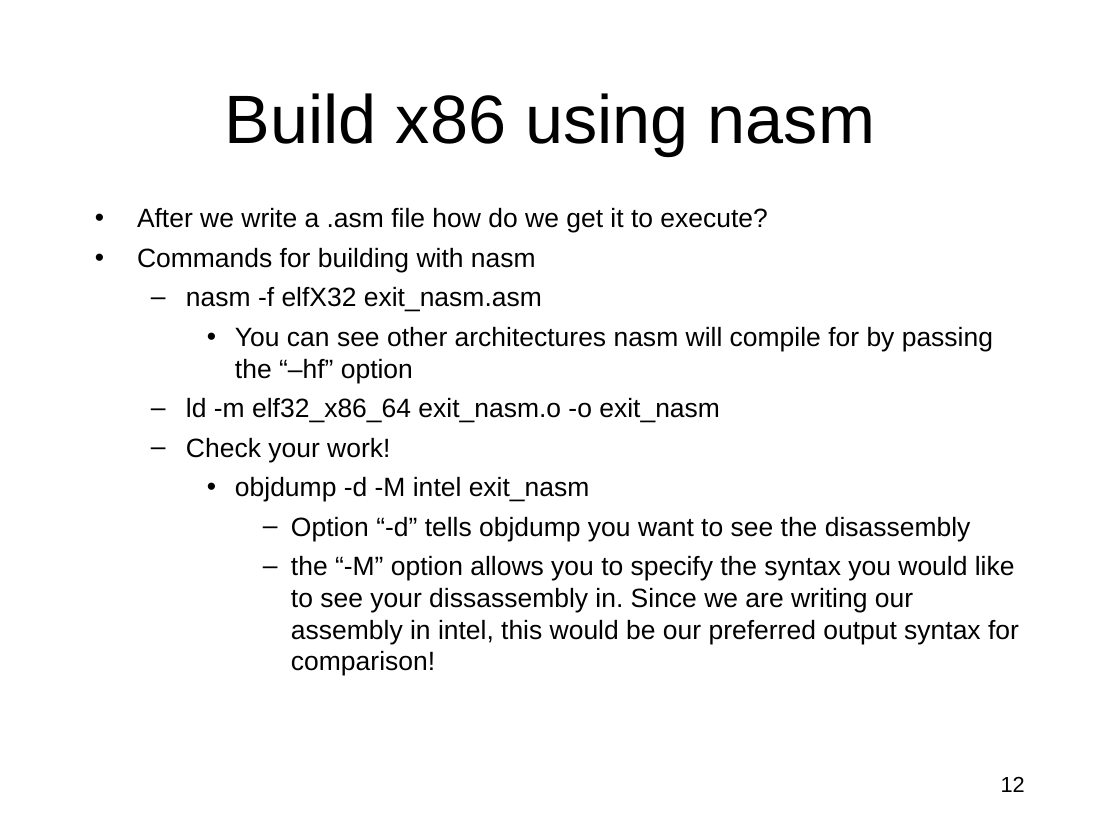
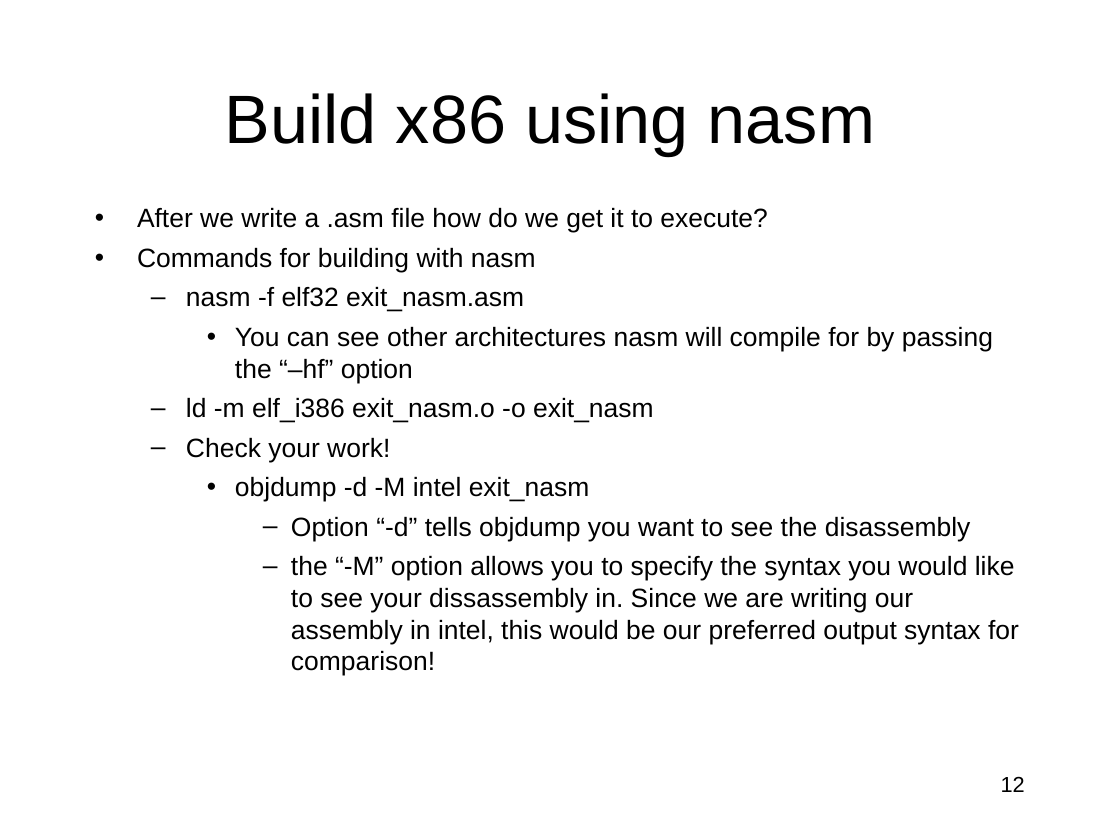
Before and after one commit to RobotMafiaCTF/RE_VR_Training, a slide deck: slide 12 of assembly/ppts/IntroductionToIntelx86-Part2.ppt. Drawn at 1120x840 pixels with LibreOffice and Linux fonts; fonts in the diff are those of the drawing. Boxes give left, top, right and bottom in pixels: in the first picture for what was removed or moved away, otherwise in the second. Text is boxed around its words. In the diff, an @@ line names an element or a change of style, - is before the commit and + after.

```diff
--- a/assembly/ppts/IntroductionToIntelx86-Part2.ppt
+++ b/assembly/ppts/IntroductionToIntelx86-Part2.ppt
@@ text at (186, 286, 524, 312): text changed @@
-  – nasm -f elfX32 exit_nasm.asm
+  – nasm -f elf32 exit_nasm.asm
@@ text at (186, 397, 654, 423): text changed @@
-  – ld -m elf32_x86_64 exit_nasm.o -o exit_nasm
+  – ld -m elf_i386 exit_nasm.o -o exit_nasm
```
Also in this commit, not shown: 1 other slide changed, 1 other file.
